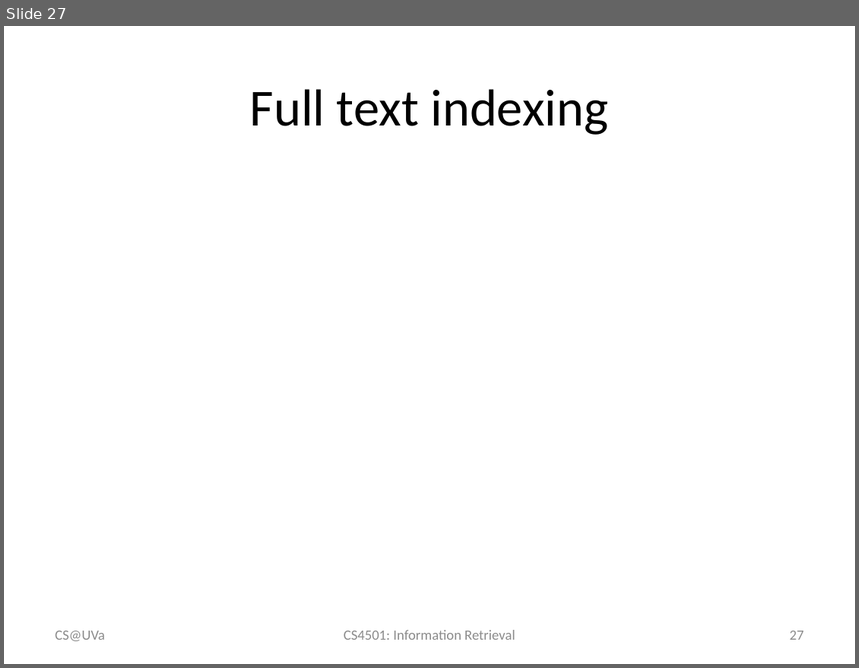
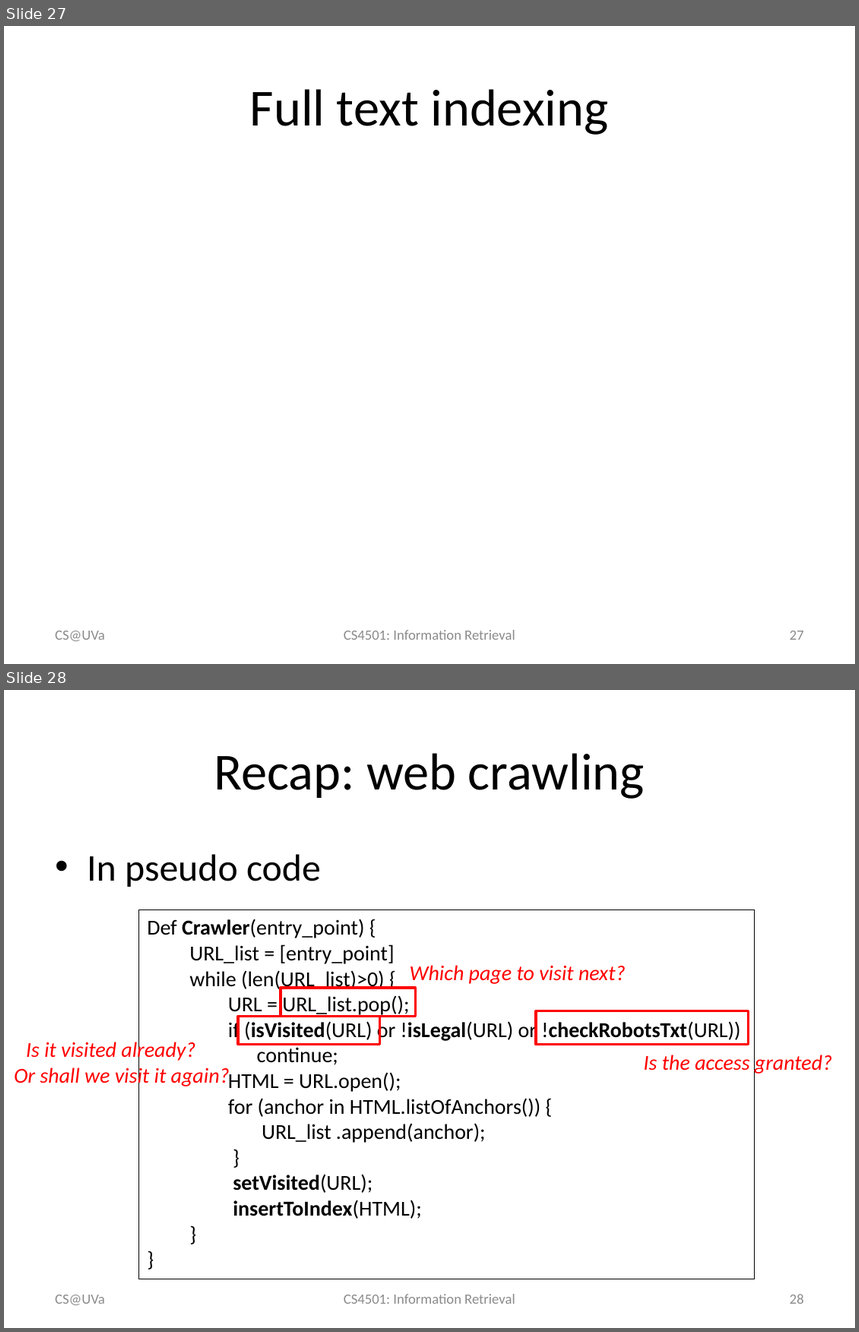
Before and after one commit to wang296/IR2015, a slide deck: docs/Crawler and Text Analysis.pptx. Shown one above the other, each under a label of ours: slide 27 before the commit, slides 27 and 28 after it. The pictures are 859x668 and 859x1332 pixels, drawn with LibreOffice and Linux fonts; fonts in the diff are those of the drawing; grey boxes stand for pictures. Boxes give left, top, right and bottom in pixels: in the first picture for what was removed or moved away, otherwise in the second. Text is boxed around its words. In the diff, an @@ line names an element or a change of style, - is before the commit and + after.

Commit message:
inverted index

```diff
--- a/docs/Crawler and Text Analysis.pptx
+++ b/docs/Crawler and Text Analysis.pptx
@@ slide 28 added at (4,690,855,1328), background #FFFFFF @@
@@ title added at (214,753,645,799), 44 pt, text #000000 @@
+Recap: web crawling
@@ text added at (87,854,321,887), 32 pt, text #000000 @@
+• In pseudo code
@@ rectangle added at (139,910,754,1279), outline #000000 0.75 pt, 18 pt, text #000000 @@
+Def Crawler(entry_point) {
+  URL_list = [entry_point]
+  while (len(URL_list)>0) {
+  URL = URL_list.pop();
+  if (isVisited(URL) or !isLegal(URL) or !checkRobotsTxt(URL))
+  continue;
+  HTML = URL.open();
+  for (anchor in HTML.listOfAnchors()) {
+  URL_list .append(anchor);
+  }
+  setVisited(URL);
+  insertToIndex(HTML);
+  }
+}
@@ text added at (410,965,626,984), 18 pt, text #FF0000, italic @@
+Which page to visit next?
@@ rectangle added at (281,988,415,1016), outline #FF0000 2 pt @@
@@ rectangle added at (238,1016,380,1044), outline #FF0000 2 pt @@
@@ rectangle added at (536,1011,749,1045), outline #FF0000 2 pt @@
@@ text added at (14,1040,230,1088), 18 pt, text #FF0000, italic @@
+Is it visited already? Or shall we visit it again?
@@ text added at (644,1055,832,1074), 18 pt, text #FF0000, italic @@
+Is the access granted?
@@ text added at (55,1295,105,1306), 12 pt, text #8C8C8C @@
+CS@UVa
@@ text added at (344,1294,515,1304), 12 pt, text #8C8C8C @@
+CS4501: Information Retrieval
@@ page number added at (790,1294,804,1304), 12 pt, text #8C8C8C @@
+28
```
Also in this commit, not shown: 2 slides changed, 6 other slides added, 4 other files.
